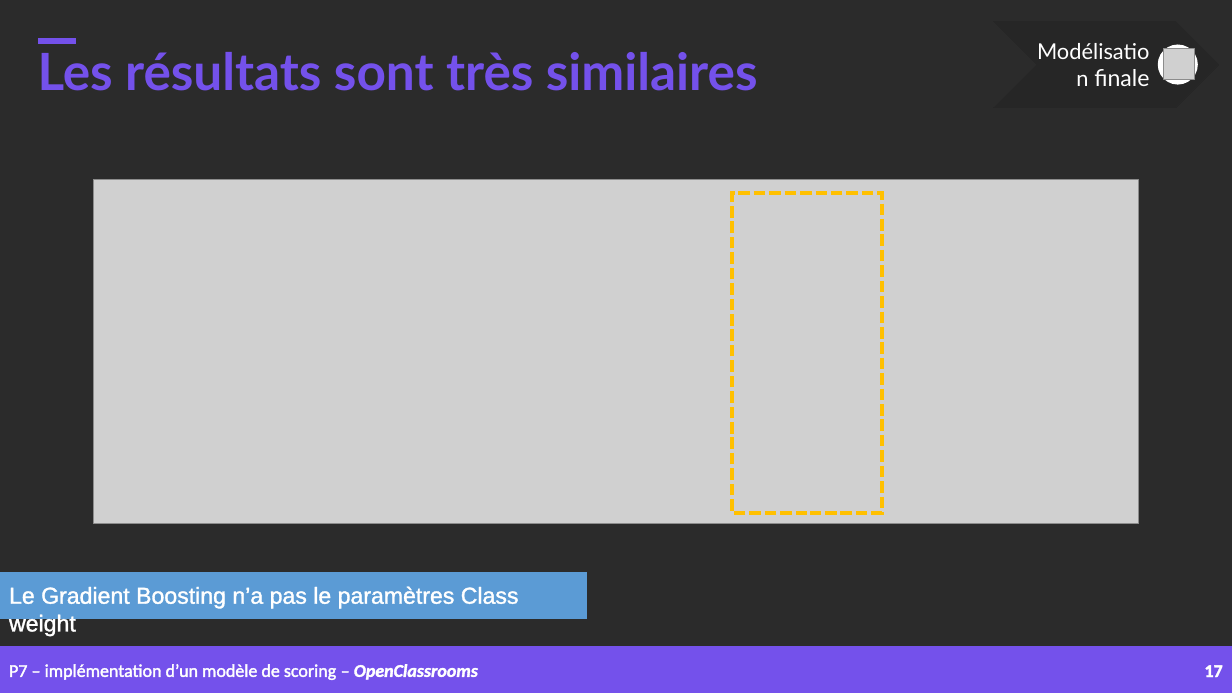
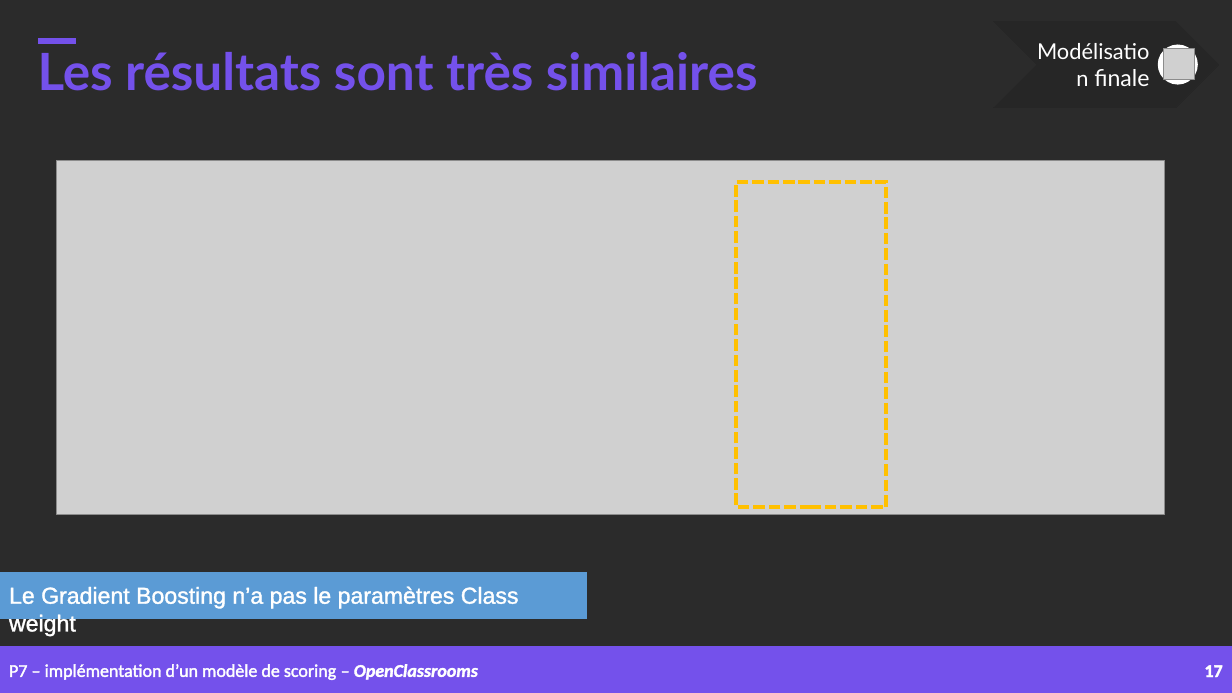
Before and after one commit to samirhinojosa/OC-P7-IMPLEMENT-A-SCORING-MODEL, a slide deck: slide 17 of supports/P7_presentation_final_v3.pptx. Drawn at 1232x693 pixels with LibreOffice and Linux fonts; fonts in the diff are those of the drawing; grey boxes stand for pictures; background and template pictures are left out; a plain dark background stands for a picture behind light text. Boxes give left, top, right and bottom in pixels: in the first picture for what was removed or moved away, otherwise in the second. Text is boxed around its words. In the diff, an @@ line names an element or a change of style, - is before the commit and + after.

```diff
--- a/supports/P7_presentation_final_v3.pptx
+++ b/supports/P7_presentation_final_v3.pptx
@@ picture: place and size @@
-picture at (93,179,1139,524)
+picture at (56,160,1165,514)
@@ rectangle: place and size @@
-rectangle at (732,193,882,513)
+rectangle at (737,182,886,507)
```
Also in this commit, not shown: 7 other slides changed, 5 other files.
